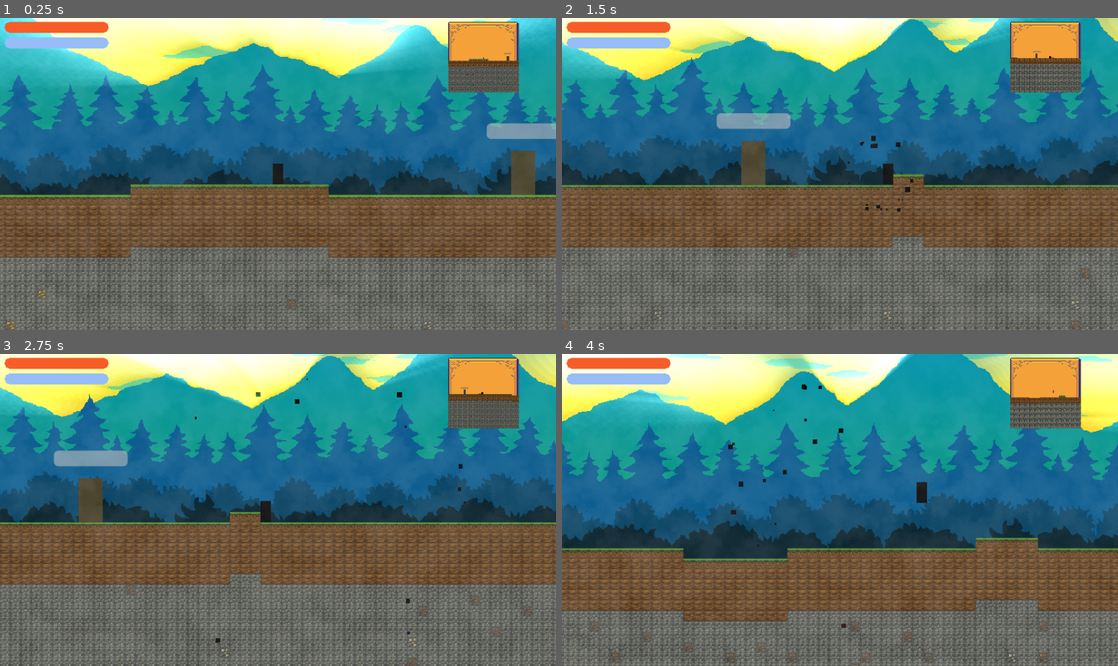
Above: before the commit, frames 1-4 (two rows, left to right).
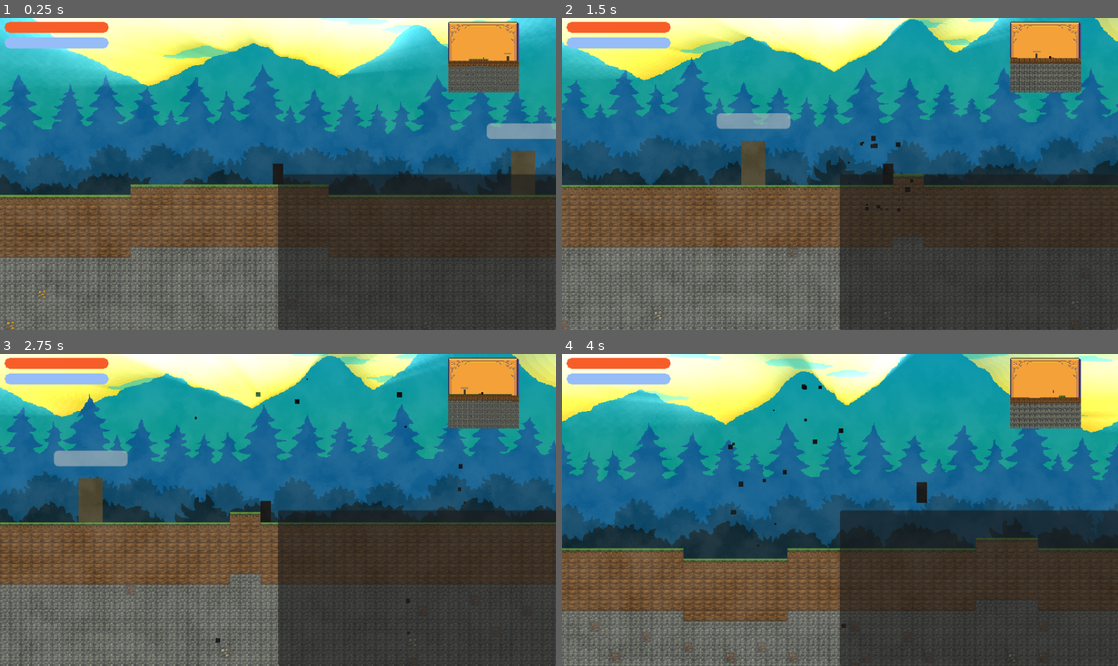
Above: after the commit, the same moments.

Repository: terriblepanic/first-game
Game: Godot game, scene res://scenes/Main.tscn
Same seed, same stepped clock (60 frames per second), same inputs: the game is played once before the commit and once after it.
Inputs (mouse positions are in pixels of both pictures, inside the frame that each line leads up to):
- Up to frame 1 (0.25 s): no input
- Up to frame 2 (1.5 s): move the mouse to (962, 158) at 0.52 s; hold D (move_right) from 0.53 s (still down); click (962, 158) at 0.6 s; tap Space (jump) at 0.77 s; move the mouse to (728, 189) at 1.27 s; click (728, 189) at 1.35 s
- Up to frame 3 (2.75 s): tap Space (jump) at 1.52 s; move the mouse to (333, 441) at 2.02 s; release D (move_right) at 2.03 s; hold A (move_left) from 2.03 s (still down); click (333, 441) at 2.1 s
- Up to frame 4 (4 s): move the mouse to (812, 572) at 2.77 s; release A (move_left) at 2.78 s; hold D (move_right) from 2.78 s (still down); click (812, 572) at 2.85 s; tap Space (jump) at 3.02, 3.77 s; move the mouse to (1006, 556) at 3.52 s; click (1006, 556) at 3.6 s

The runs differ from the first frame. In frame 1, 23% of the frame differs, in the area x 50-100%, y 50-100%; in frame 2, 24%; in frame 3, 23%; in frame 4, 23%.
Error after the commit: Parse Error: Used tab character for indentation instead of space as used before in the file. (res://scripts/hud.gd:28)

Commit message:
Add Inventory system

Diff:
--- a/scenes/Main.tscn
+++ b/scenes/Main.tscn
@@ -18,6 +18,7 @@
 [ext_resource type="Script" uid="uid://3nnx4lkmvv7m" path="res://scripts/hud.gd" id="15_hud"]
 [ext_resource type="Script" uid="uid://bqb1l0y2cyjop" path="res://scripts/mini_map_viewport.gd" id="17_ft6cd"]
 [ext_resource type="Texture2D" uid="uid://dn0qptp3d5uhe" path="res://assets/ui/minimap.png" id="18_bb450"]
+[ext_resource type="Script" uid="uid://g4b5lks2invnt" path="res://scripts/inventory.gd" id="19_inv"]
 
 [sub_resource type="ShaderMaterial" id="ShaderMaterial_mwfav"]
 shader = ExtResource("13_qmy6f")
@@ -202,6 +203,9 @@
 
 [node name="HUDLayer" type="CanvasLayer" parent="."]
 script = ExtResource("15_hud")
+
+[node name="Inventory" type="Node" parent="HUDLayer"]
+script = ExtResource("19_inv")
 
 [node name="HUD" type="Control" parent="HUDLayer"]
 layout_mode = 3
@@ -298,75 +302,6 @@
 offset_bottom = -104.75
 columns = 5
 
-[node name="InventoryGrid2" type="TextureRect" parent="HUDLayer/HUD/InventoryPanel"]
-layout_mode = 0
-offset_left = -186.5
-offset_top = -104.75
-offset_right = -186.5
-offset_bottom = -104.75
-
-[node name="InventoryGrid3" type="TextureRect" parent="HUDLayer/HUD/InventoryPanel"]
-layout_mode = 0
-offset_left = -186.5
-offset_top = -104.75
-offset_right = -186.5
-offset_bottom = -104.75
-
-[node name="InventoryGrid4" type="TextureRect" parent="HUDLayer/HUD/InventoryPanel"]
-layout_mode = 0
-offset_left = -186.5
-offset_top = -104.75
-offset_right = -186.5
-offset_bottom = -104.75
-
-[node name="InventoryGrid5" type="TextureRect" parent="HUDLayer/HUD/InventoryPanel"]
-layout_mode = 0
-offset_left = -186.5
-offset_top = -104.75
-offset_right = -186.5
-offset_bottom = -104.75
-
-[node name="InventoryGrid6" type="TextureRect" parent="HUDLayer/HUD/InventoryPanel"]
-layout_mode = 0
-offset_left = -186.5
-offset_top = -104.75
-offset_right = -186.5
-offset_bottom = -104.75
-
-[node name="InventoryGrid7" type="TextureRect" parent="HUDLayer/HUD/InventoryPanel"]
-layout_mode = 0
-offset_left = -186.5
-offset_top = -104.75
-offset_right = -186.5
-offset_bottom = -104.75
-
-[node name="InventoryGrid8" type="TextureRect" parent="HUDLayer/HUD/InventoryPanel"]
-layout_mode = 0
-offset_left = -186.5
-offset_top = -104.75
-offset_right = -186.5
-offset_bottom = -104.75
-
-[node name="InventoryGrid9" type="TextureRect" parent="HUDLayer/HUD/InventoryPanel"]
-layout_mode = 0
-offset_left = -186.5
-offset_top = -104.75
-offset_right = -186.5
-offset_bottom = -104.75
-
-[node name="InventoryGrid10" type="TextureRect" parent="HUDLayer/HUD/InventoryPanel"]
-layout_mode = 0
-offset_left = -186.5
-offset_top = -104.75
-offset_right = -186.5
-offset_bottom = -104.75
-
-[node name="InventoryGrid11" type="TextureRect" parent="HUDLayer/HUD/InventoryPanel"]
-layout_mode = 0
-offset_left = -186.5
-offset_top = -104.75
-offset_right = -186.5
-offset_bottom = -104.75
 
 [node name="SubViewportContainer" type="SubViewportContainer" parent="HUDLayer/HUD"]
 clip_children = 2
--- a/scripts/hud.gd
+++ b/scripts/hud.gd
@@ -1,28 +1,38 @@
 extends CanvasLayer
 
 @onready var inventory_panel: Control = $HUD/InventoryPanel
+@onready var inventory_grid: GridContainer = $HUD/InventoryPanel/InventoryGrid
+@onready var inventory: Inventory = $Inventory
 @onready var health_bar: ProgressBar = $HUD/HealthBar
 @onready var mana_bar: ProgressBar = $HUD/ManaBar
 
 func _ready() -> void:
-	var player = get_parent().get_node("Player")
-	if player:
-		if player.has_signal("health_changed"):
-			player.health_changed.connect(_on_player_health_changed)
-		if player.has_signal("mana_changed"):
-			player.mana_changed.connect(_on_player_mana_changed)
-		_on_player_health_changed(player.health, player.max_health)
-		_on_player_mana_changed(player.mana, player.max_mana)
-	inventory_panel.visible = false
+        var player = get_parent().get_node("Player")
+        if player:
+                if player.has_signal("health_changed"):
+                        player.health_changed.connect(_on_player_health_changed)
+                if player.has_signal("mana_changed"):
+                        player.mana_changed.connect(_on_player_mana_changed)
+                _on_player_health_changed(player.health, player.max_health)
+                _on_player_mana_changed(player.mana, player.max_mana)
+        if inventory:
+                inventory.inventory_changed.connect(_on_inventory_changed)
+        inventory_panel.visible = false
 
 func _process(_delta: float) -> void:
-	if Input.is_action_just_pressed("open_inventory"):
-		inventory_panel.visible = not inventory_panel.visible
+        if Input.is_action_just_pressed("open_inventory"):
+                inventory_panel.visible = not inventory_panel.visible
+                if inventory_panel.visible:
+                        inventory.populate_grid(inventory_grid)
 
 func _on_player_health_changed(value: int, max_value: int) -> void:
 	health_bar.max_value = max_value
 	health_bar.value = value
 
 func _on_player_mana_changed(value: int, max_value: int) -> void:
-	mana_bar.max_value = max_value
-	mana_bar.value = value
+        mana_bar.max_value = max_value
+        mana_bar.value = value
+
+func _on_inventory_changed() -> void:
+        if inventory_panel.visible:
+                inventory.populate_grid(inventory_grid)
--- /dev/null
+++ b/scripts/inventory.gd
@@ -0,0 +1,39 @@
+extends Node
+
+class_name Inventory
+
+signal inventory_changed
+
+@export var slot_count := 20
+
+var items: Array = []
+
+func add_item(item) -> bool:
+        if items.size() >= slot_count:
+                return false
+        items.append(item)
+        emit_signal("inventory_changed")
+        return true
+
+func remove_item(index: int) -> void:
+        if index >= 0 and index < items.size():
+                items.remove_at(index)
+                emit_signal("inventory_changed")
+
+func get_free_slots() -> int:
+        return max(slot_count - items.size(), 0)
+
+func clear() -> void:
+        items.clear()
+        emit_signal("inventory_changed")
+
+func populate_grid(grid: GridContainer) -> void:
+        for child in grid.get_children():
+                child.queue_free()
+        for item in items:
+                var slot := TextureRect.new()
+                if item is Texture2D:
+                        slot.texture = item
+                grid.add_child(slot)
+        for _i in range(get_free_slots()):
+                grid.add_child(TextureRect.new())
Not shown: 1 places in scenes/Main.tscn that only renumber resources
